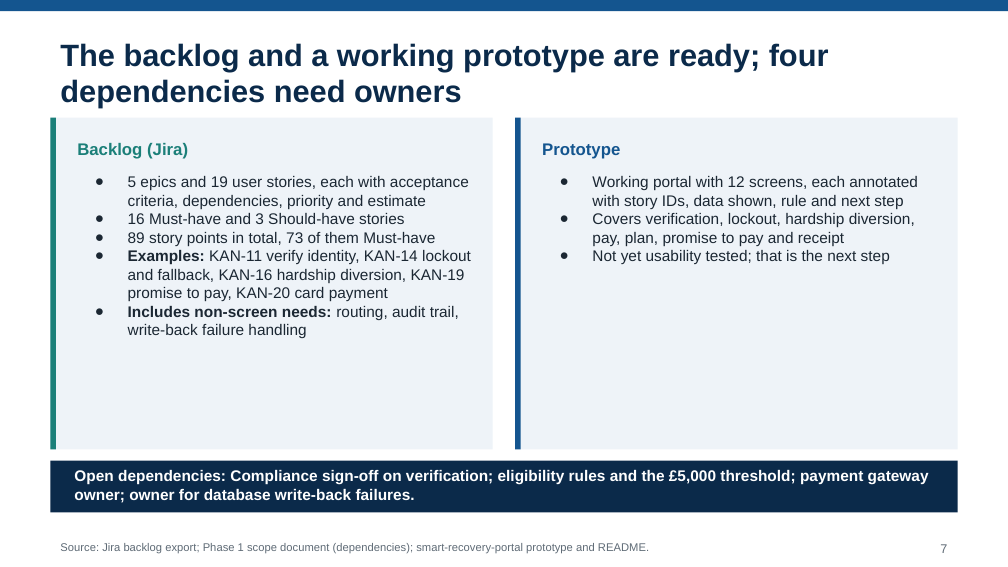
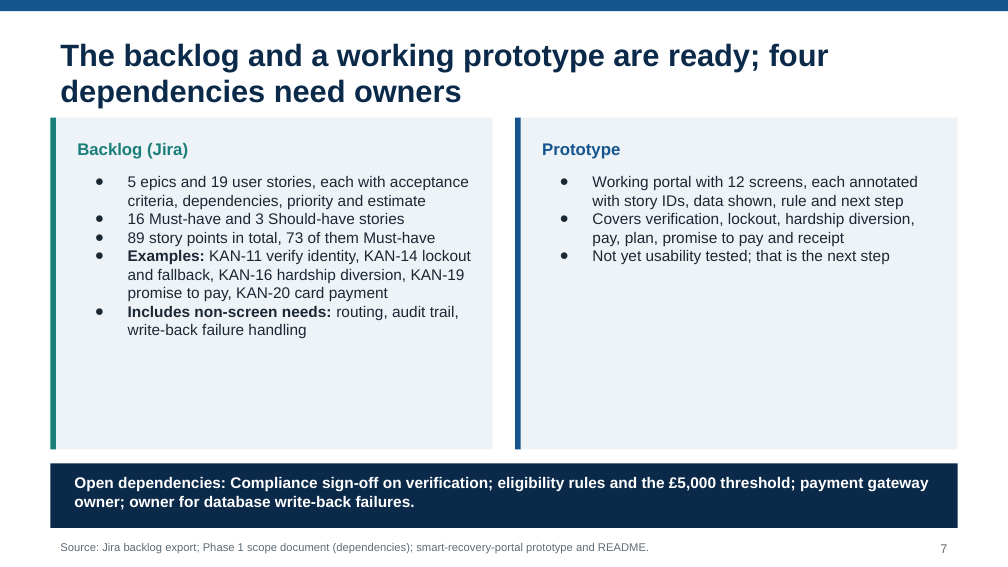
Before and after one commit to elanagathinji-ops/Coursework-Technical-Business-Analyst-Week-2, a slide deck: slide 7 of submissions/executive-briefing.pptx. Drawn at 1008x567 pixels with LibreOffice and Linux fonts; fonts in the diff are those of the drawing. Boxes give left, top, right and bottom in pixels: in the first picture for what was removed or moved away, otherwise in the second. Text is boxed around its words. In the diff, an @@ line names an element or a change of style, - is before the commit and + after.

```diff
--- a/submissions/executive-briefing.pptx
+++ b/submissions/executive-briefing.pptx
@@ rectangle: place and size @@
-rectangle at <box>50,461,958,512</box>
+rectangle at <box>50,464,958,528</box>
@@ text "Open dependencies: Compliance sign-off on ...": place and size @@
-text "Open dependencies: Compliance sign-off on ..." at <box>74,470,929,503</box>
+text "Open dependencies: Compliance sign-off on ..." at <box>74,477,929,507</box>
```
Also in this commit, not shown: 4 other slides changed.
